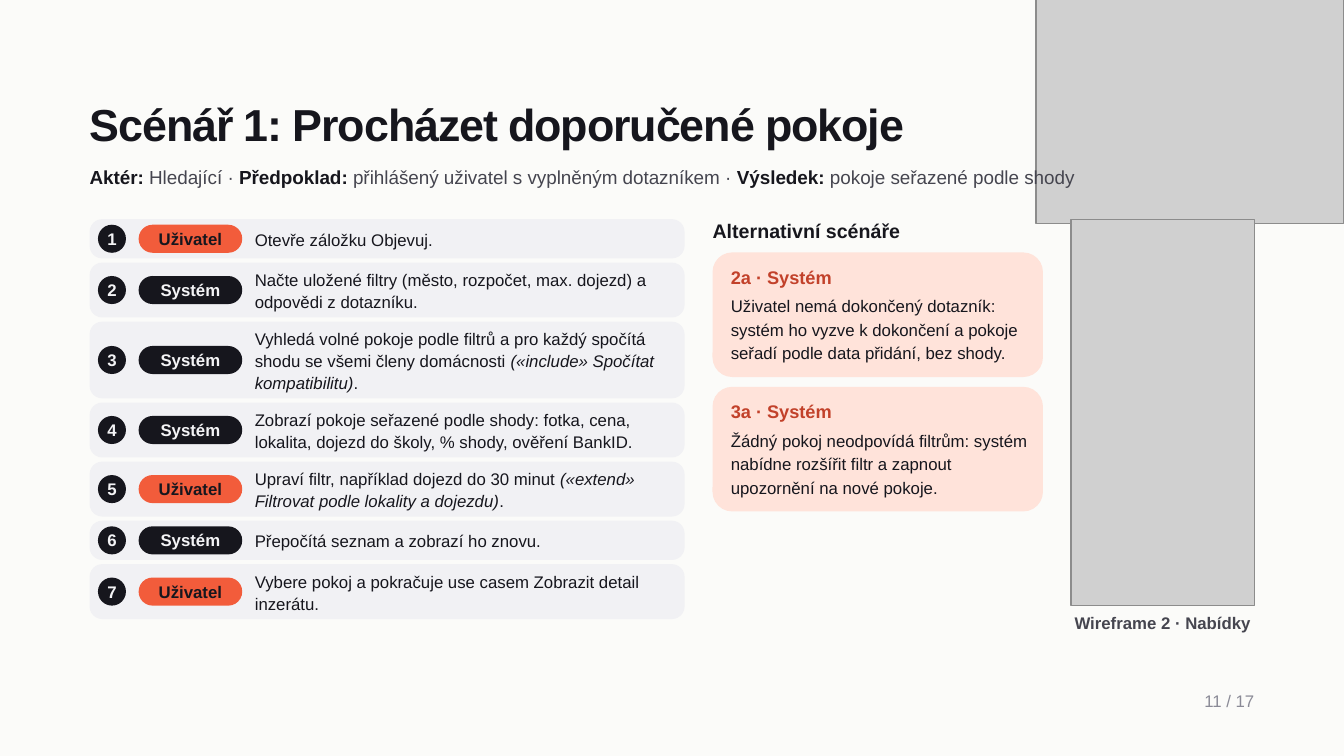
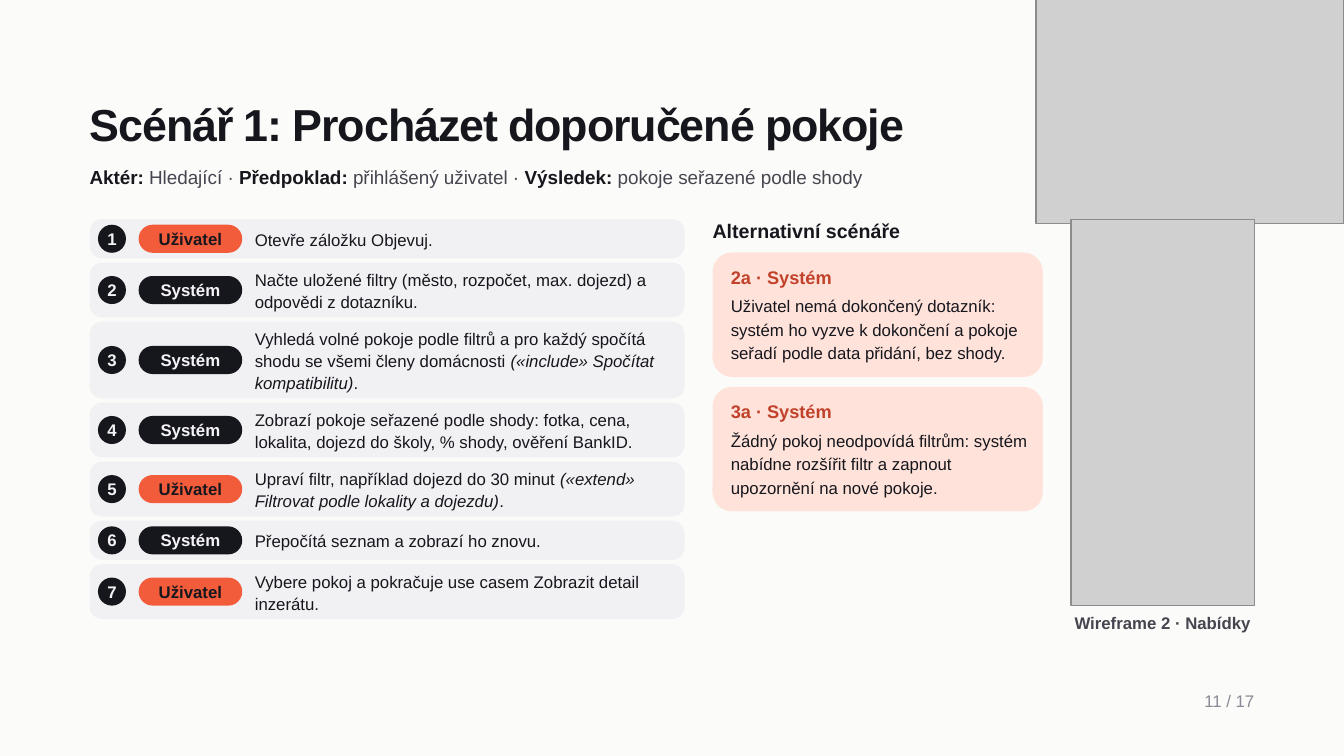
Before and after one commit to vedernikovalex/rizeni_it_projektu, a slide deck: slide 11 of spolubyt-cast-2.pptx. Drawn at 1344x756 pixels with LibreOffice and Linux fonts; fonts in the diff are those of the drawing; grey boxes stand for pictures. Boxes give left, top, right and bottom in pixels: in the first picture for what was removed or moved away, otherwise in the second. Text is boxed around its words. In the diff, an @@ line names an element or a change of style, - is before the commit and + after.

```diff
--- a/spolubyt-cast-2.pptx
+++ b/spolubyt-cast-2.pptx
@@ text at [90,170,862,188]: text changed @@
-Aktér: Hledající · Předpoklad: přihlášený uživatel s vyplněným dotazníkem · Výsledek: pokoje seřazené podle shody
+Aktér: Hledající · Předpoklad: přihlášený uživatel · Výsledek: pokoje seřazené podle shody
```
Also in this commit, not shown: 1 other slide changed, 3 other files.
